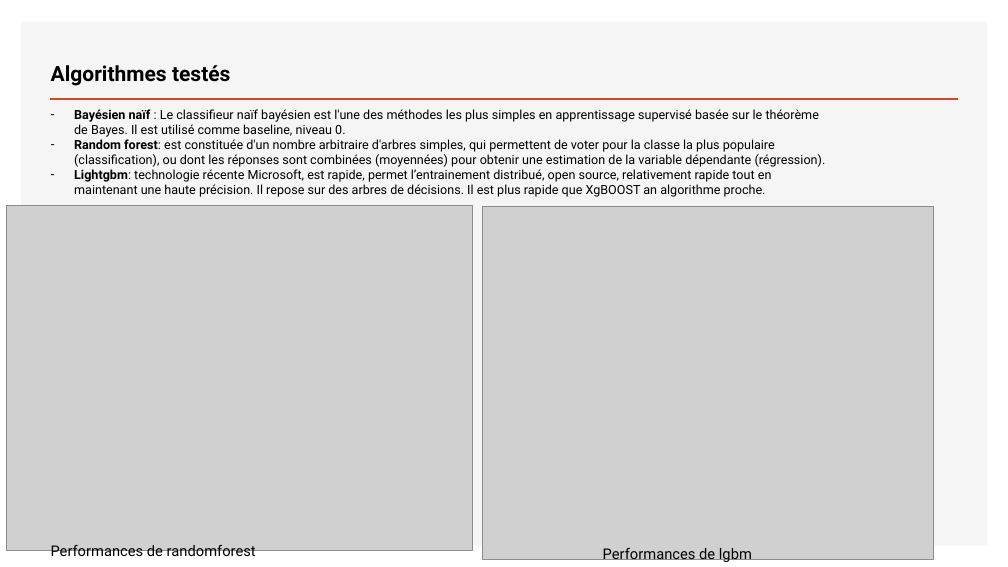
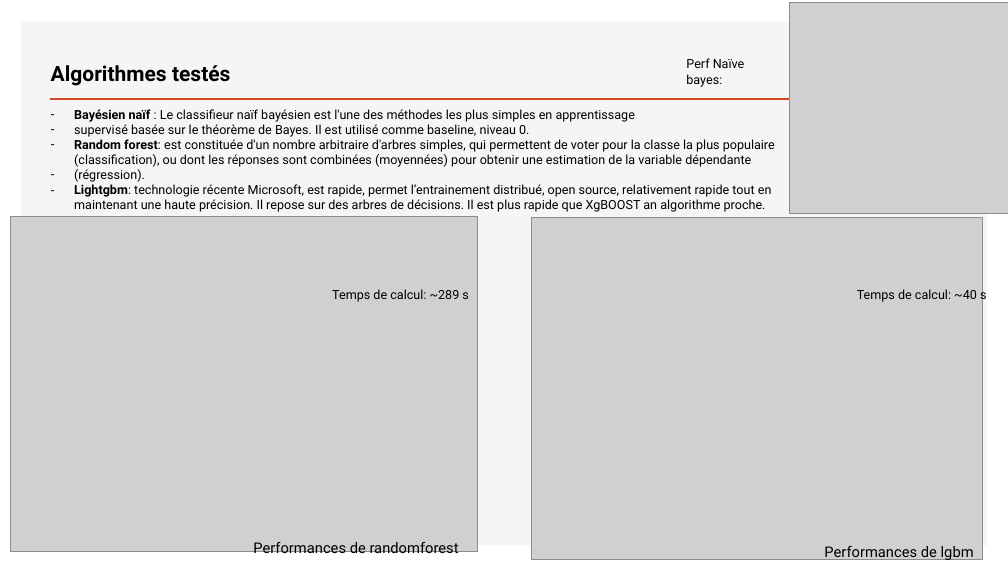
Before and after one commit to Teycir/Openclassrooms_project7, a slide deck: slide 12 of P7_01_Support.pptx (slide 11 before the commit). Drawn at 1008x567 pixels with LibreOffice and Linux fonts; fonts in the diff are those of the drawing; grey boxes stand for pictures. Boxes give left, top, right and bottom in pixels: in the first picture for what was removed or moved away, otherwise in the second. Text is boxed around its words. In the diff, an @@ line names an element or a change of style, - is before the commit and + after.

```diff
--- a/P7_01_Support.pptx
+++ b/P7_01_Support.pptx
@@ picture added at (789, 3, 1008, 213) @@
@@ text added at (686, 58, 745, 87), 12 pt, text #000000 @@
+Perf Naïve bayes:
@@ text at (74, 109, 775, 182): text changed @@
-– Bayésien naïf : Le classifieur naïf bayésien est l'une des méthodes les plus simples en apprentissage supervisé basée sur le théorème de Bayes. Il est utilisé comme baseline, niveau 0.
-– Random forest: est constituée d'un nombre arbitraire d'arbres simples, qui permettent de voter pour la classe la plus populaire (classification), ou dont les réponses sont combinées (moyennées) pour obtenir une estimation de la variable dépendante (régression).
+– Bayésien naïf : Le classifieur naïf bayésien est l'une des méthodes les plus simples en apprentissage
+– supervisé basée sur le théorème de Bayes. Il est utilisé comme baseline, niveau 0.
+– Random forest: est constituée d'un nombre arbitraire d'arbres simples, qui permettent de voter pour la classe la plus populaire (classification), ou dont les réponses sont combinées (moyennées) pour obtenir une estimation de la variable dépendante
+– (régression).
@@ picture: place and size @@
-picture at (6, 206, 473, 551)
+picture at (11, 217, 477, 552)
@@ picture: place and size @@
-picture at (483, 206, 935, 560)
+picture at (531, 217, 982, 559)
@@ text added at (332, 289, 468, 302), 12 pt, text #000000 @@
+Temps de calcul: ~289 s
@@ text added at (857, 288, 986, 304), 12 pt, text #000000 @@
+Temps de calcul: ~40 s
@@ text "Performances de randomforest": place and size @@
-text "Performances de randomforest" at (51, 545, 256, 560)
+text "Performances de randomforest" at (253, 542, 459, 557)
@@ text "Performances de lgbm": place and size @@
-text "Performances de lgbm" at (603, 548, 752, 564)
+text "Performances de lgbm" at (824, 546, 974, 561)
```
Also in this commit, not shown: 1 other slide changed, 2 slides added.
